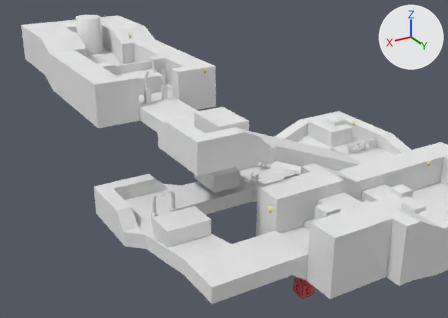
Renders of the Blender file etc/blend/levels/FirstStepsI-A.blend from each side of a commit.
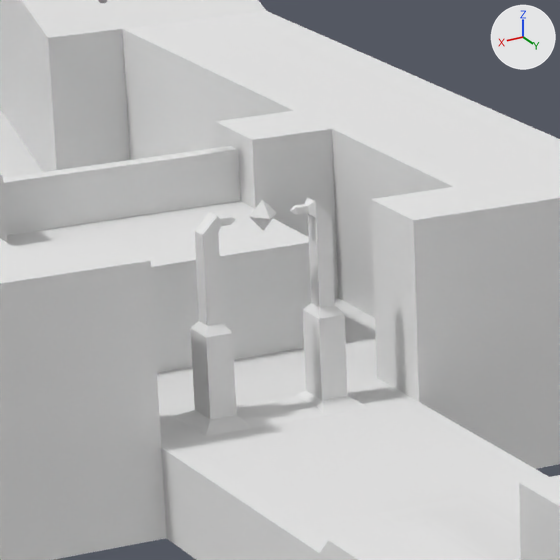
Old and new are each drawn from a camera (50 mm lens) standing at (22.75, 27.43, 17.97) and looking at (2.49, -6.35, 1.08) and again close up on the part from 26% to 45% of the width and 12% to 39% of the height. Arrows for +X, +Y and +Z are at upper right; the lights stay in place.

The scene before the commit, as lines of its bpy script (objects in view):
```python
me_checkpoint_001 = bpy.data.meshes.new('Checkpoint.001')
me_checkpoint_001.from_pydata(...)  # 72 vertices, 80 faces; spans x -0.95..0.95, y -0.4..0.4, z -1.16..1.16
me_checkpoint_001.materials.append(mat_dummy_002)  # its picture is missing
me_firststepsi_a_b1 = bpy.data.meshes.new('FirstStepsI-A_b1')
me_firststepsi_a_b1.from_pydata(...)  # a box spanning x -1.5..1.5, y -1.0..1.0, z -0.5..0.7
me_firststepsi_a_b1.materials.append(mat_firststepsi_a_b10_m0)  # its picture is missing
me_ice_002 = bpy.data.meshes.new('Ice.002')
me_ice_002.from_pydata(...)  # a box spanning x -0.5..0.5, y -0.5..0.5, z -0.25..0.25
me_ice_002.materials.append(None)
ob_checkpoint_001 = bpy.data.objects.new('Checkpoint.001', me_checkpoint_001)
ob_checkpoint_001.location = (5.5, -10.5, 5.76)
ob_firststepsi_a_b1 = bpy.data.objects.new('FirstStepsI-A_b1', me_firststepsi_a_b1)
ob_firststepsi_a_b1.location = (5.0, -2.5, 5.1)
ob_firststepsi_a_b1.rotation_euler = (0.0, 0.0, -1.571)  # degrees (0, 0, -90)
ob_ice_001 = bpy.data.objects.new('Ice.001', me_ice_002)
ob_ice_001.location = (5.5, -5.5, 4.35)
# also in view: 'FirstStepsI-A_b4' at (-1.0, -1.0, 1.8); 'FirstStepsI-A_b0' at (5.5, -13.4, 5.2); 'Ice' at (5.5, -6.5, 4.35); 'FirstStepsI-A_b7' at (5.5, -14.5, 5.5); 'FirstStepsI-A_b5' at (5.5, -19.0, 5.5)
```
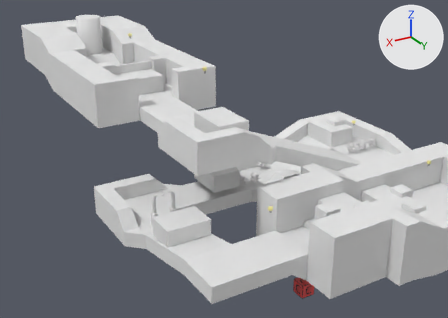
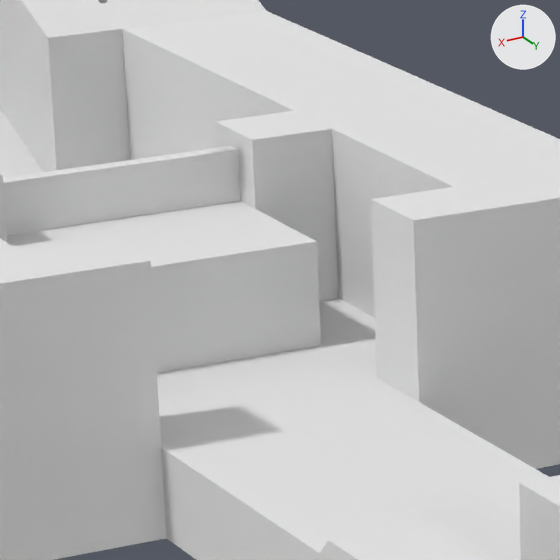
Changed parts and their boxes [x1, y1, x2, y2] in the close-ups (560 x 560 px):
'Checkpoint.001', deleted
    before: [175, 198, 369, 436]

What changed in the scene script:
```text
Remove ob_checkpoint_001:
    ob_checkpoint_001 = bpy.data.objects.new('Checkpoint.001', me_checkpoint_001)
    ob_checkpoint_001.location = (5.5, -10.5, 5.76)
```
